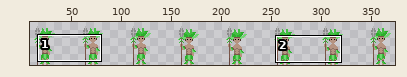
One commit to this sprite sheet: The Fallen Guardian/Assets/Art/Characters/NPC/Cheif.png. The first picture is a wide view before the edit; the outline marks the close-up.
Close-up. Before the edit:
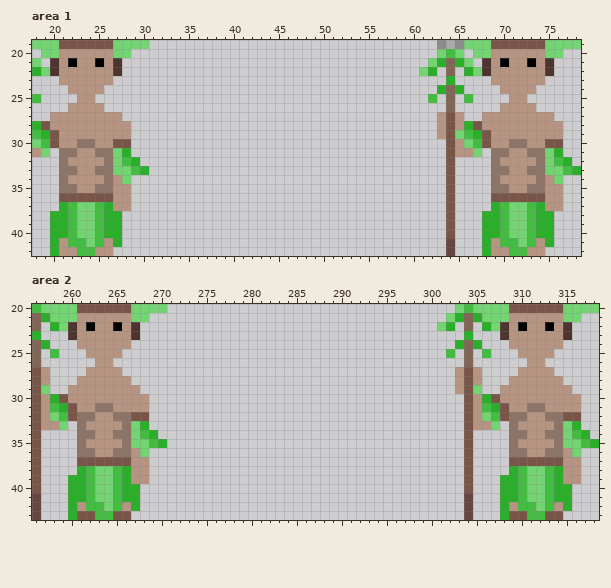
The file is 384x48 pixels. Shown: area 1: x 18..78, y 19..42; area 2: x 256..318, y 20..43. The wide view leaves out empty margins. The commit also changed other parts of the picture, which this record leaves out.
After:
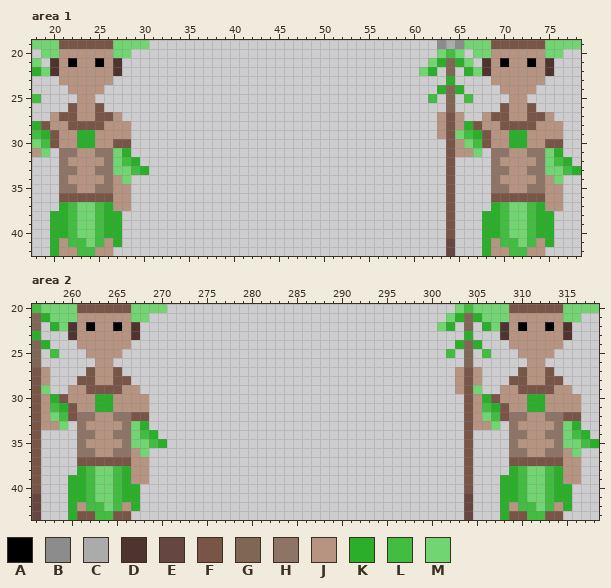
Palette (. is transparent): A #000000  B #8c8c8c  C #ababab  D #4e342e  E #664640  F #795548  G #806654  H #8d7466  J #b69481  K #2baf2b  L #42bd41  M #72d572
What changed:
Changed rows in their new state; - is an unchanged pixel.
Area 1:
first column x 21:
26 -F--F--------------------------------------------F--F-
27 FF--FF------------------------------------------FF--FF
28 -FFFF--------------------------------------------FFFF-
29 --KK----------------------------------------------KK--
30 --KK----------------------------------------------KK--
Area 2:
first column x 261:
27 -F--F--------------------------------------------F--F-
28 FF--FF------------------------------------------FF--FF
29 -FFFF--------------------------------------------FFFF-
30 --KK----------------------------------------------KK--
31 --KK----------------------------------------------KK--
Boxes around the changes in both close-ups, in picture pixels (x1, y1, x2, y2):
changed: (59, 103, 113, 148)
changed: (491, 103, 545, 148)
changed: (77, 367, 131, 412)
changed: (509, 367, 563, 412)
